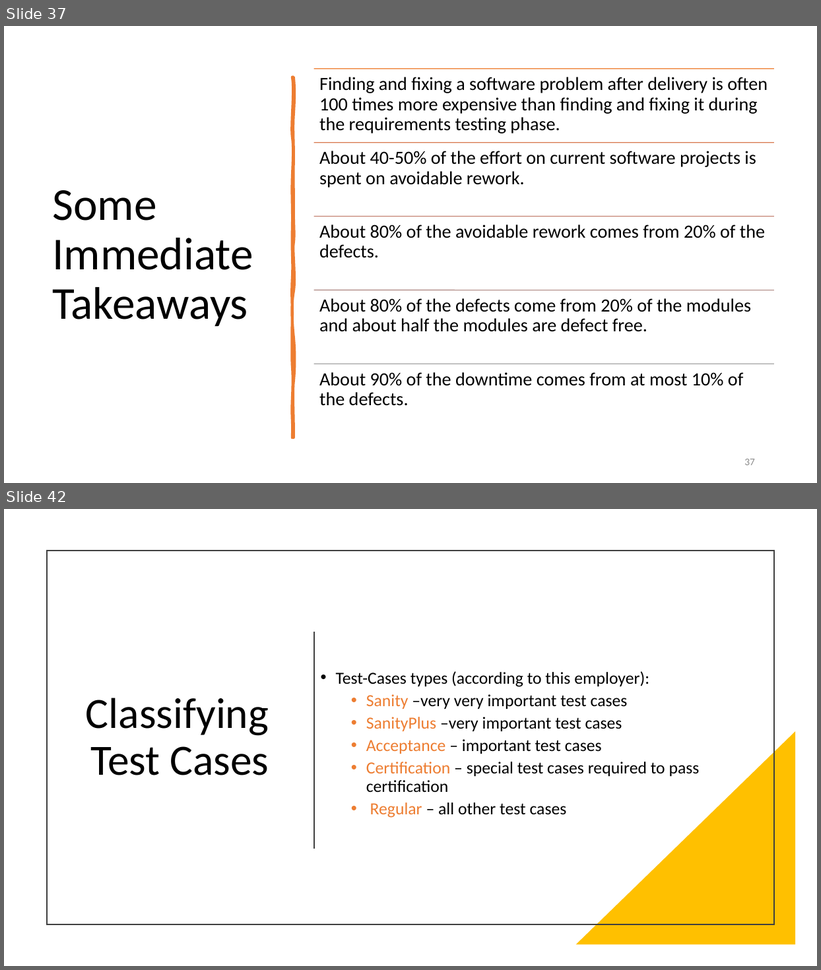
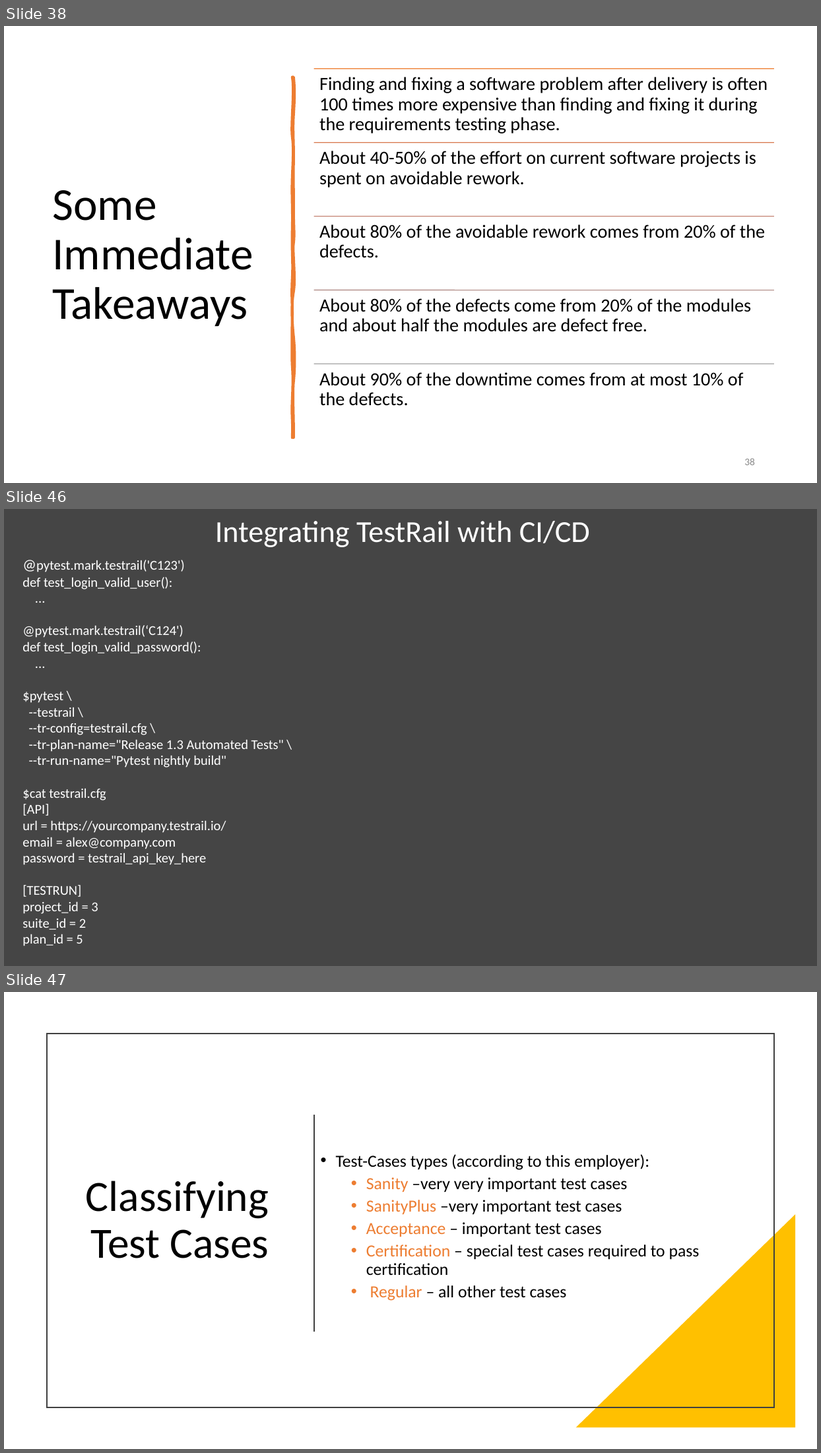
Before and after one commit to kthanasi-git/SW_Engineering, a slide deck: SOFTWARE ENGINEERING/SLIDES/13- Introduction to Software Testing.pptx. Shown one above the other, each under a label of ours: slides 37 and 42 before the commit, slides 38, 46 and 47 after it; the slides between them are not shown. The pictures are 821x970 and 821x1453 pixels, drawn with LibreOffice and Linux fonts; fonts in the diff are those of the drawing. Boxes give left, top, right and bottom in pixels: in the first picture for what was removed or moved away, otherwise in the second. Text is boxed around its words. In the diff, an @@ line names an element or a change of style, - is before the commit and + after.

```diff
--- a/SOFTWARE ENGINEERING/SLIDES/13- Introduction to Software Testing.pptx
+++ b/SOFTWARE ENGINEERING/SLIDES/13- Introduction to Software Testing.pptx
@@ slide 46 added at (x1=4, y1=509, x2=817, y2=966), background #454545 @@
@@ text added at (x1=215, y1=521, x2=590, y2=547), 36 pt, text #FFFFFF @@
+Integrating TestRail with CI/CD
@@ text added at (x1=22, y1=560, x2=284, y2=947), 16 pt, text #FFFFFF @@
+@pytest.mark.testrail('C123')
+def test_login_valid_user():
+...
+@pytest.mark.testrail(‘C124')
+def test_login_valid_password():
+...
+$pytest \
+--testrail \
+--tr-config=testrail.cfg \
+--tr-plan-name="Release 1.3 Automated Tests" \
+--tr-run-name="Pytest nightly build"
+$cat testrail.cfg
+[API]
+url = https://yourcompany.testrail.io/
+email = alex@company.com
+password = testrail_api_key_here
+[TESTRUN]
+project_id = 3
+suite_id = 2
+plan_id = 5
@@ what was slide 37 is now slide 38 @@
@@ page number at (x1=745, y1=458, x2=755, y2=466): text changed @@
-37
+38
@@ what was slide 42 is now slide 47 @@
```
Also in this commit, not shown: 7 slides changed, 7 other slides added, 9 slides removed, 5 other files.
